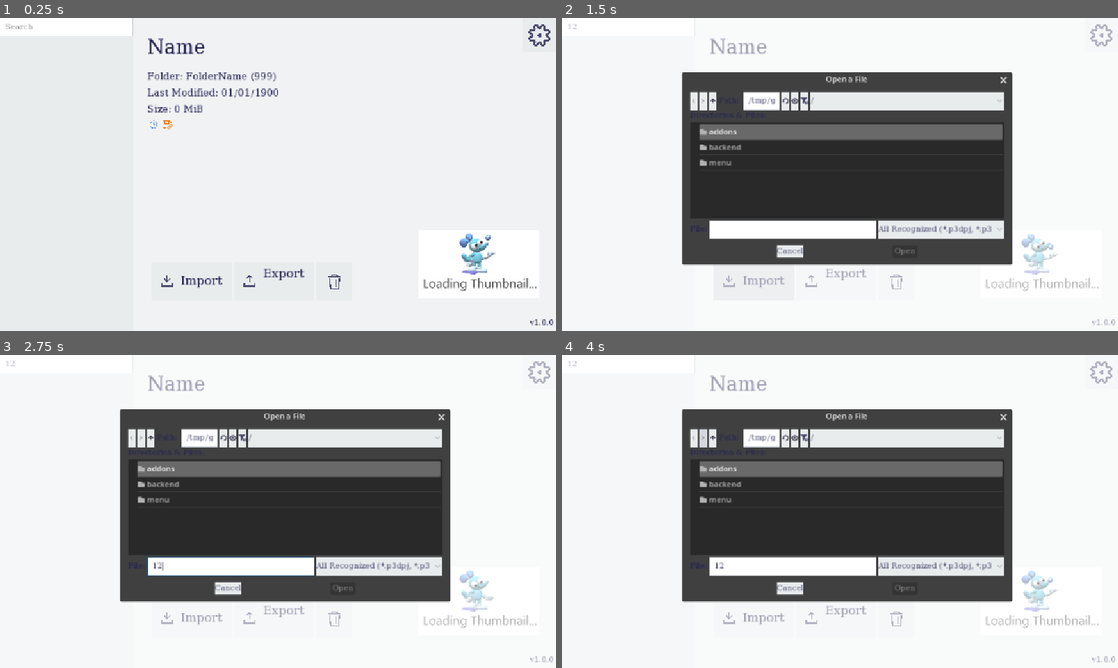
Above: before the commit, frames 1-4 (two rows, left to right).
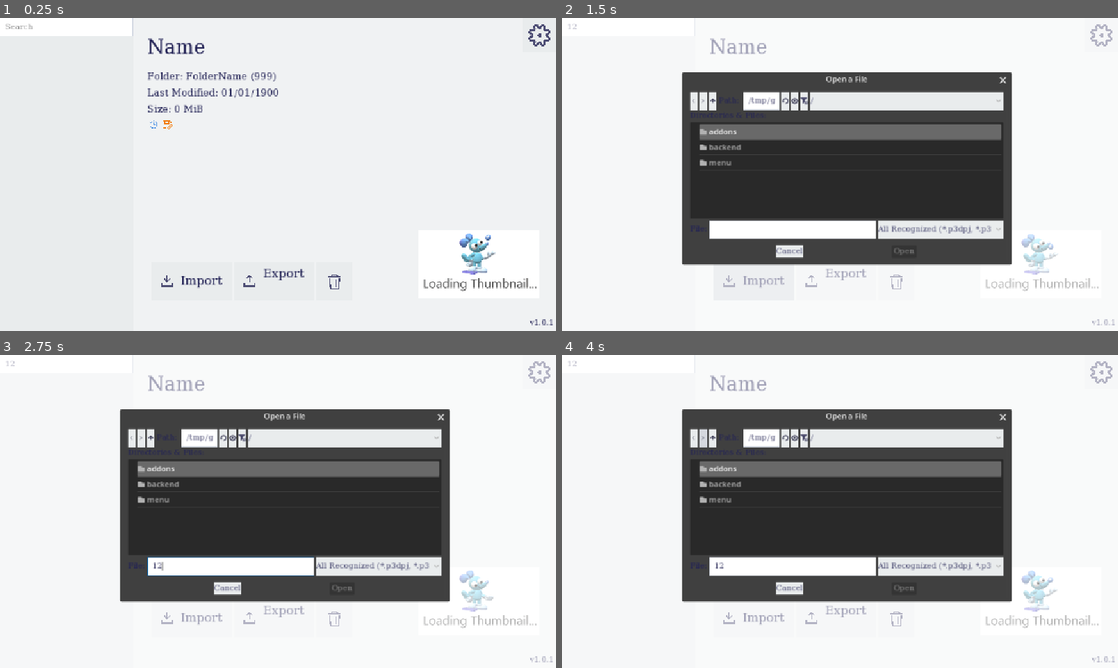
Above: after the commit, the same moments.

Repository: silkycell/Paint-3D-Project-Manager
Game: Godot game, scene res://menu/projects/projects_menu.tscn
Two runs of this game, one before a commit and one after it. Both use one fixed random seed, a clock stepped at 60 frames per second and the inputs below.
Inputs (mouse positions are in pixels of both pictures, inside the frame that each line leads up to):
- Up to frame 1 (0.25 s): no input
- Up to frame 2 (1.5 s): click (628, 27) at 0.52 s; type "12" at 0.6 s; click (751, 280) at 1.25 s
- Up to frame 3 (2.75 s): click (227, 567) at 2.02 s; type "12" at 2.1 s
- Up to frame 4 (4 s): click (701, 436) at 2.75 s; click (701, 436) at 3.5 s

The runs differ from the first frame. In frame 1, less than 0.1% of the frame differs, in the area x 98-100%, y 96-99%; in frame 2, 0.4%; in frame 3, 0.4%, in the area x 38-100%, y 17-98%; in frame 4, 0.4%.
Error in both runs: Out of bounds get index '0' (on base: 'Array[Project]') (res://backend/global_signal_handler.gd:3)

Commit message:
change version num

Diff:
--- a/project.godot
+++ b/project.godot
@@ -11,7 +11,7 @@
 [application]
 
 config/name="Paint 3D Project Manager"
-config/version="1.0.0"
+config/version="1.0.1"
 run/main_scene="res://menu/projects/projects_menu.tscn"
 config/features=PackedStringArray("4.4", "Forward Plus")
 boot_splash/bg_color=Color(1, 1, 1, 1)
